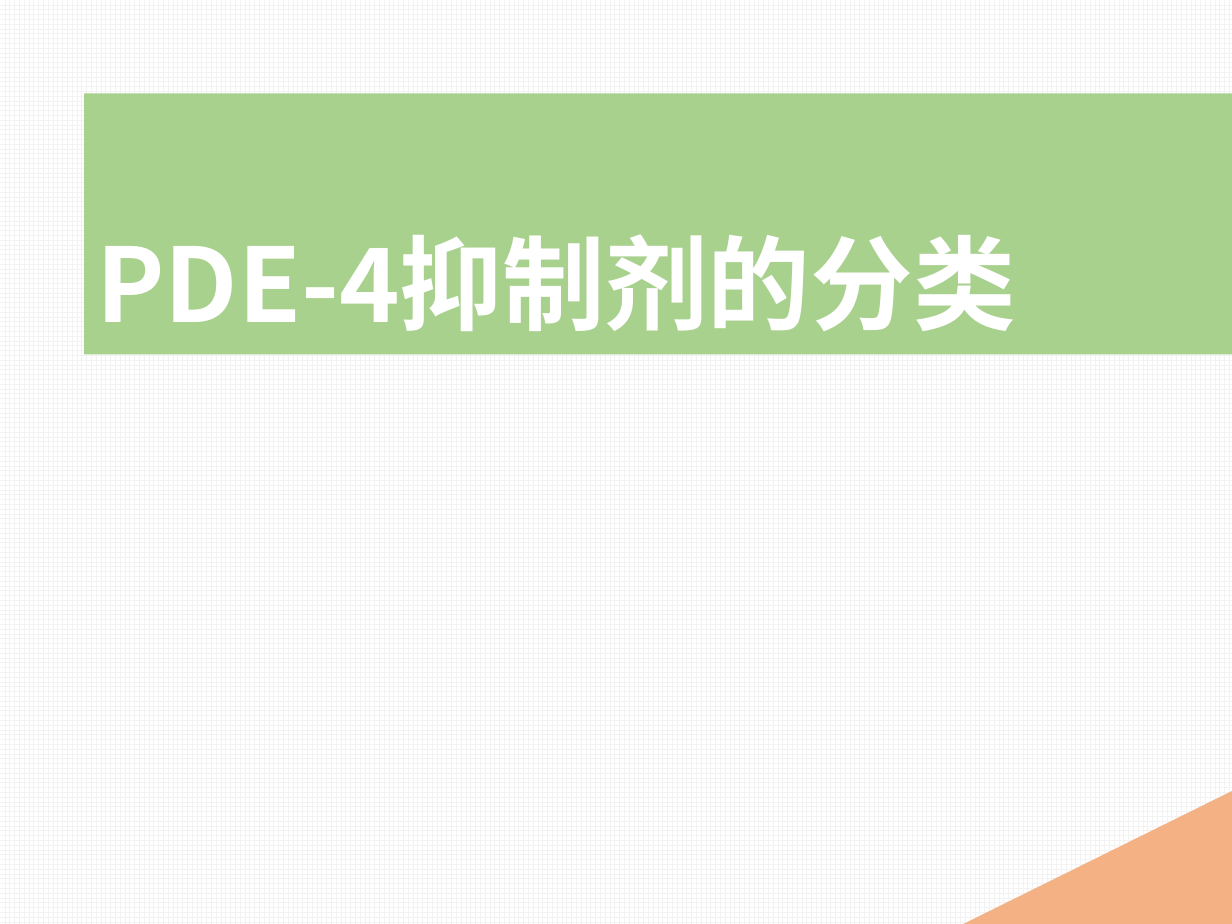
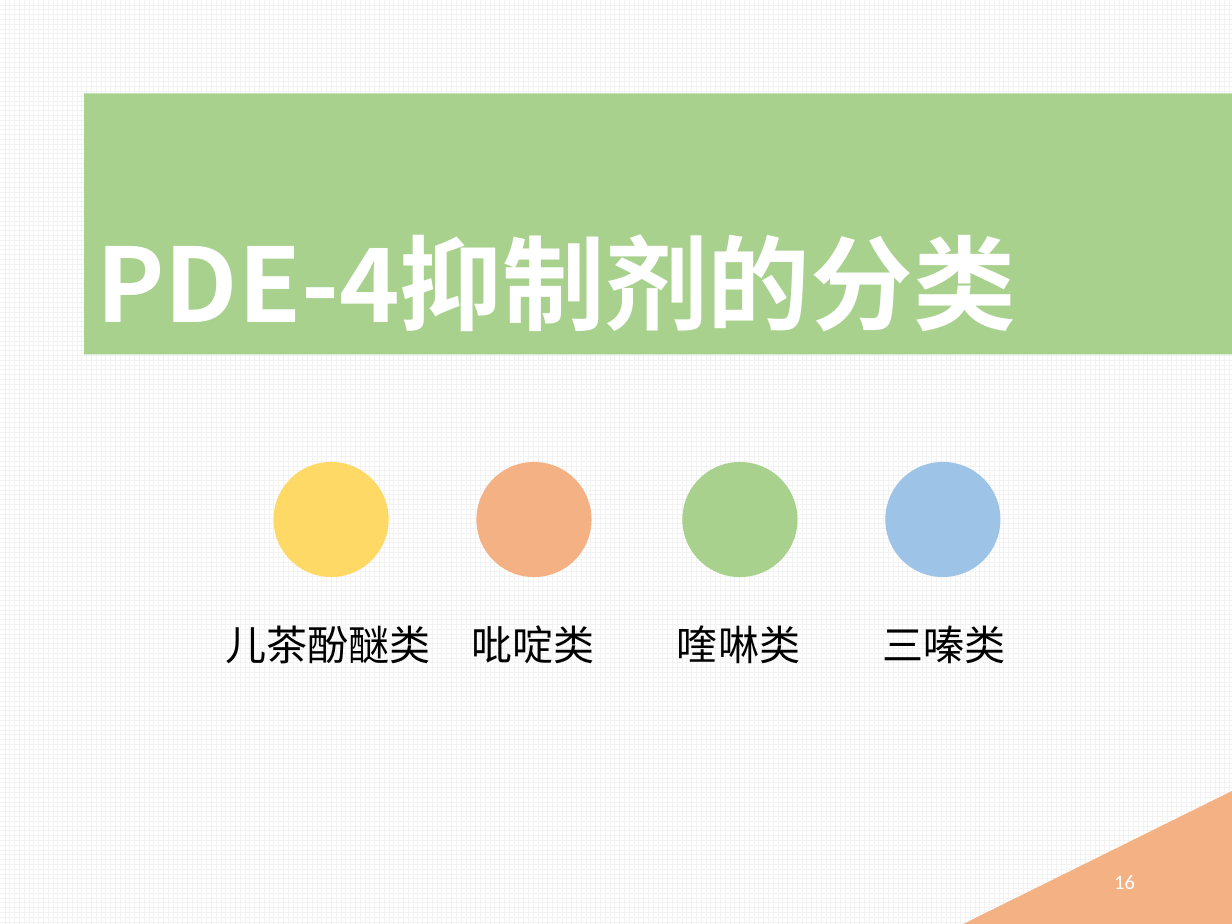
Before and after one commit to mingyong/Project-PDE, a slide deck: slide 16 of 磷酸二酯酶抑制剂.pptx (slide 5 before the commit). Drawn at 1232x924 pixels with LibreOffice and Linux fonts; fonts in the diff are those of the drawing. Boxes give left, top, right and bottom in pixels: in the first picture for what was removed or moved away, otherwise in the second. Text is boxed around its words. In the diff, an @@ line names an element or a change of style, - is before the commit and + after.

```diff
--- a/磷酸二酯酶抑制剂.pptx
+++ b/磷酸二酯酶抑制剂.pptx
@@ ellipse added at (x1=274, y1=462, x2=388, y2=577), fill #FFD966 @@
@@ ellipse added at (x1=477, y1=462, x2=591, y2=577), fill #F4B183 @@
@@ ellipse added at (x1=683, y1=462, x2=797, y2=577), fill #A9D18E @@
@@ ellipse added at (x1=886, y1=462, x2=1000, y2=577), fill #9DC3E6 @@
@@ text added at (x1=225, y1=625, x2=1005, y2=664), 24 pt, text #000000 @@
+儿茶酚醚类 吡啶类 喹啉类 三嗪类
@@ page number added at (x1=1114, y1=875, x2=1135, y2=889), 12 pt, text #FFFFFF @@
+16
```
Also in this commit, not shown: 8 other slides changed, 13 slides added.
